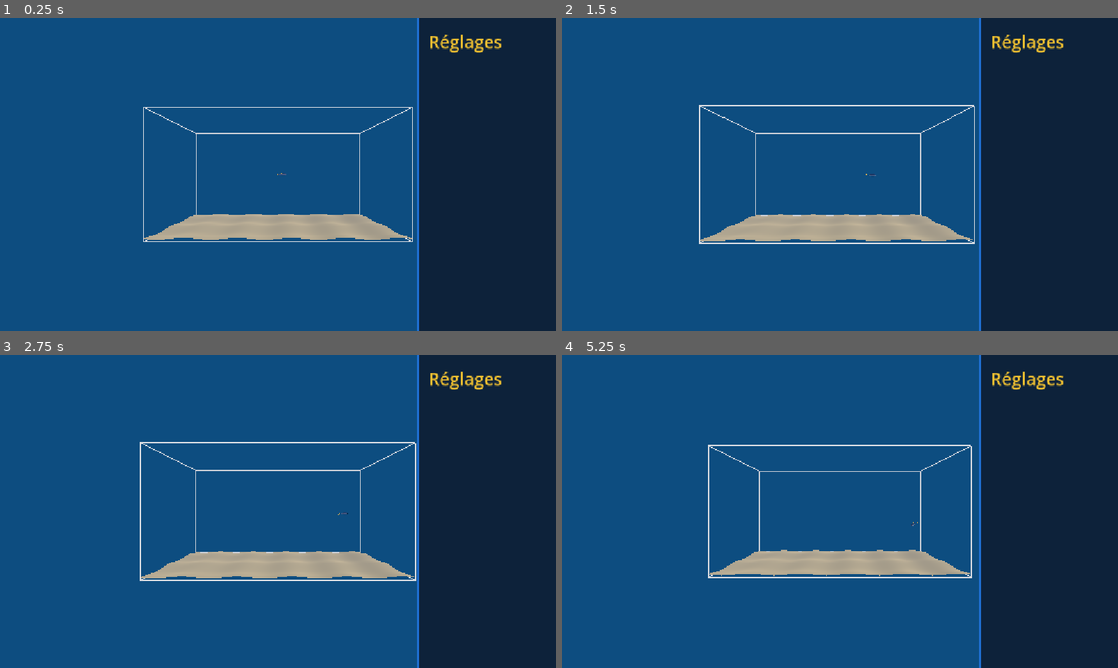
Above: before the commit, frames 1-4 (two rows, left to right).
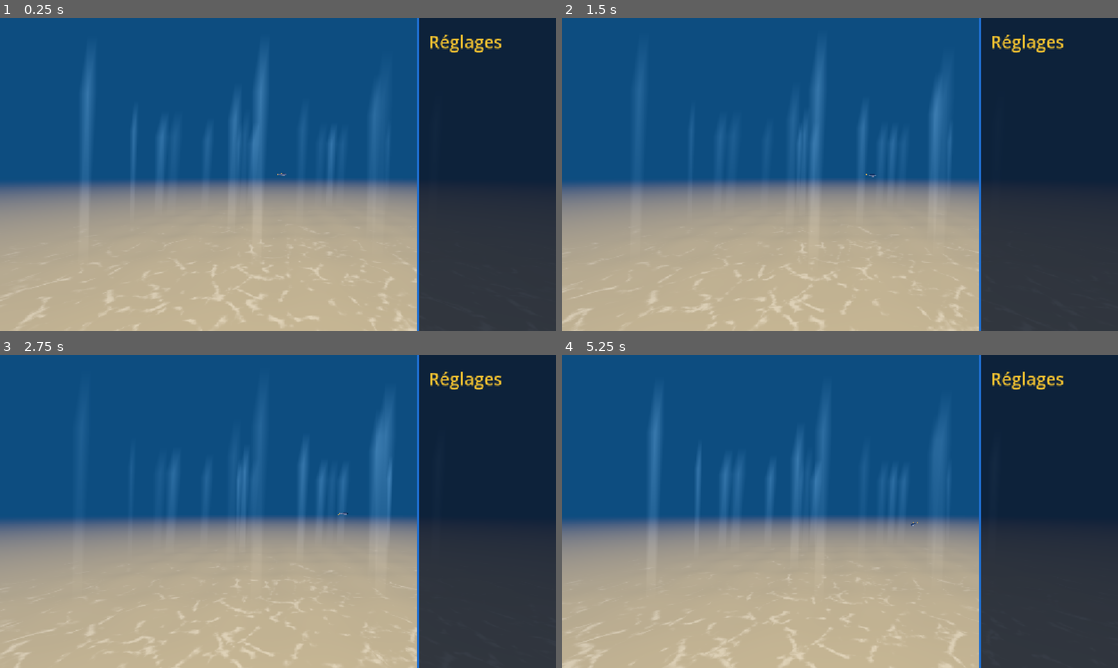
Above: after the commit, the same moments.

Repository: Lou-Simon/thon-sur-ton
Game: Godot game, scene res://aquarium/aquarium.tscn
Same seed, same stepped clock (60 frames per second), same inputs: the game is played once before the commit and once after it.
Inputs (mouse positions are in pixels of both pictures, inside the frame that each line leads up to):
- Up to frame 1 (0.25 s): no input
- Up to frame 2 (1.5 s): move the mouse to (962, 158) at 0.52 s; tap W (camera_avancer) at 0.6 s; move the mouse to (728, 190) at 1.27 s; tap D (camera_droite) at 1.35 s
- Up to frame 3 (2.75 s): move the mouse to (333, 442) at 2.02 s; tap A (camera_gauche) at 2.1 s
- Up to frame 4 (5.25 s): move the mouse to (812, 574) at 2.77 s; tap Space (camera_monter) at 2.85 s; move the mouse to (1006, 558) at 3.52 s; hold Home (camera_recentrer) 3.53-4.28 s; move the mouse to (673, 464) at 4.27 s; tap S (camera_reculer) at 4.35 s; move the mouse to (867, 511) at 5.02 s; press the mouse at (867, 511) at 5.03 s

The runs differ from the first frame. In frame 1, 45% of the frame differs, in the area x 0-100%, y 15-100%; in frame 2, 44%; in frame 3, 45%; in frame 4, 45%, in the area x 0-100%, y 16-100%.

Commit message:
feat: embellit l'aquarium : océan ouvert, toon, reflets et rayons
Co-Authored-By: Claude Opus 5.5 <noreply@anthropic.com>

Diff:
--- a/godot/aquarium/aquarium.gd
+++ b/godot/aquarium/aquarium.gd
@@ -1,47 +1,23 @@
 extends Node3D
 class_name Aquarium
-## L'aquarium : une boite centree sur l'origine, aux parois invisibles.
-## On n'en dessine que les 12 aretes, pour que la boite se lise a l'ecran.
-
-# Les deux cotes de la boite sur un axe : le cote negatif et le cote positif.
-const COTES: Array[float] = [-1.0, 1.0]
+## L'aquarium : une boîte centrée sur l'origine, aux parois invisibles, dans un océan ouvert.
+## Les parois sont des limites que les thons évitent ; on ne les dessine pas.
 
 ## Longueur (x), hauteur (y) et profondeur (z) de l'aquarium, en unites Godot.
 ## Seul endroit ou les dimensions sont ecrites : tout le reste les lit ici.
 @export var dimensions: Vector3 = Vector3(40.0, 20.0, 20.0)
 
-@onready var _aretes: MeshInstance3D = $Aretes
 @onready var _camera: CameraAquarium = $Camera
 @onready var _sol: Sol = $Sol
+@onready var _rayons: Rayons = $Rayons
 @onready var _thon: Thon = $Thon
 
 
 func _ready() -> void:
-	_tracer_aretes()
 	# Le sol reçoit les dimensions au lieu de les réécrire : elles restent définies ici.
 	_sol.construire(dimensions)
+	_rayons.construire(dimensions)
 	# La caméra aussi, avec la hauteur des plus hautes dunes : elle doit rester au-dessus.
 	_camera.installer(dimensions, -dimensions.y / 2.0 + _sol.hauteur_dunes)
 	# Le thon reçoit les parois et le sol qu'il doit éviter.
 	_thon.installer(dimensions, _sol)
-
-
-# Trace les 12 aretes de la boite : 4 aretes paralleles a chacun des 3 axes.
-func _tracer_aretes() -> void:
-	var demi: Vector3 = dimensions / 2.0
-	var maillage: ImmediateMesh = ImmediateMesh.new()
-	# PRIMITIVE_LINES : chaque paire de sommets forme un segment.
-	maillage.surface_begin(Mesh.PRIMITIVE_LINES)
-	for a: float in COTES:
-		for b: float in COTES:
-			# Arete parallele a l'axe x
-			maillage.surface_add_vertex(Vector3(-demi.x, a * demi.y, b * demi.z))
-			maillage.surface_add_vertex(Vector3(demi.x, a * demi.y, b * demi.z))
-			# Arete parallele a l'axe y
-			maillage.surface_add_vertex(Vector3(a * demi.x, -demi.y, b * demi.z))
-			maillage.surface_add_vertex(Vector3(a * demi.x, demi.y, b * demi.z))
-			# Arete parallele a l'axe z
-			maillage.surface_add_vertex(Vector3(a * demi.x, b * demi.y, -demi.z))
-			maillage.surface_add_vertex(Vector3(a * demi.x, b * demi.y, demi.z))
-	maillage.surface_end()
-	_aretes.mesh = maillage
--- a/godot/aquarium/aquarium.tscn
+++ b/godot/aquarium/aquarium.tscn
@@ -6,21 +6,19 @@
 [ext_resource type="Script" uid="uid://dmf2ids5tiuth" path="res://aquarium/camera.gd" id="4_camera"]
 [ext_resource type="PackedScene" path="res://interface/interface.tscn" id="5_interface"]
 [ext_resource type="PackedScene" path="res://thon/thon.tscn" id="6_thon"]
-
-[sub_resource type="StandardMaterial3D" id="StandardMaterial3D_aretes"]
-shading_mode = 0
+[ext_resource type="Script" path="res://aquarium/rayons.gd" id="7_rayons"]
 
 [node name="Aquarium" type="Node3D" unique_id=1714103018]
 script = ExtResource("1_aquarium")
-
-[node name="Aretes" type="MeshInstance3D" parent="." unique_id=878041267]
-material_override = SubResource("StandardMaterial3D_aretes")
 
 [node name="Sol" type="MeshInstance3D" parent="." unique_id=1879288656]
 script = ExtResource("2_sol")
 
 [node name="Ambiance" type="WorldEnvironment" parent="." unique_id=49338162]
 script = ExtResource("3_ambiance")
+
+[node name="Rayons" type="Node3D" parent="."]
+script = ExtResource("7_rayons")
 
 [node name="Lumiere" type="DirectionalLight3D" parent="." unique_id=989570937]
 transform = Transform3D(0.70710677, -0.5, 0.5, 0, 0.70710677, 0.70710677, -0.70710677, -0.5, 0.5, 0, 0, 0)
--- /dev/null
+++ b/godot/aquarium/rayons.gd
@@ -0,0 +1,90 @@
+extends Node3D
+class_name Rayons
+## Les rayons de lumière qui descendent de la surface : des bandes verticales aux bords doux,
+## dont l'éclat monte et descend doucement.
+## Chaque bande tourne autour de l'axe vertical pour toujours faire face à la caméra.
+
+## Nombre de rayons.
+@export var nombre: int = 18
+## Largeur la plus petite et la plus grande d'un rayon, en unités Godot.
+@export var largeur_min: float = 1.5
+@export var largeur_max: float = 4.0
+## Éclat d'un rayon là où il est le plus clair, de 0 (invisible) à 1.
+@export var eclat: float = 0.2
+## Durée d'une respiration de l'éclat, en secondes.
+@export var periode: float = 6.0
+## Hauteur au-dessus de l'aquarium d'où partent les rayons, en unités Godot.
+@export var depart_au_dessus: float = 5.0
+## Distance au-delà des parois où l'on place encore des rayons, en unités Godot.
+@export var debord: float = 10.0
+## Graine du tirage au hasard : mêmes rayons à chaque lancement, pour des démos qui se ressemblent.
+@export var graine: int = 7
+
+# Une bande est une grille de 3 × 3 sommets. Chaque colonne et chaque rangée a sa position
+# (en part de la largeur ou de la hauteur) et son éclat : clair au centre et aux trois quarts
+# de la hauteur, transparent sur les bords, en haut et en bas.
+const COLONNES: Array[Vector2] = [Vector2(-0.5, 0.0), Vector2(0.0, 1.0), Vector2(0.5, 0.0)]
+const RANGEES: Array[Vector2] = [Vector2(0.0, 0.0), Vector2(0.75, 1.0), Vector2(1.0, 0.0)]
+
+# Un matériau par rayon, pour que chacun respire à son rythme.
+var _materiaux: Array[StandardMaterial3D] = []
+# Décalage de chaque rayon dans sa respiration, en radians.
+var _phases: Array[float] = []
+var _temps: float = 0.0
+
+
+# C'est l'aquarium qui appelle cette fonction : lui seul connaît ses dimensions.
+func construire(dimensions: Vector3) -> void:
+	var demi: Vector3 = dimensions / 2.0 + Vector3(debord, 0.0, debord)
+	var hasard: RandomNumberGenerator = RandomNumberGenerator.new()
+	hasard.seed = graine
+	# Du haut (au-dessus de l'aquarium) jusqu'au sable.
+	var hauteur: float = dimensions.y + depart_au_dessus
+	for i: int in nombre:
+		var largeur: float = hasard.randf_range(largeur_min, largeur_max)
+		var rayon: MeshInstance3D = MeshInstance3D.new()
+		rayon.mesh = _bande(largeur, hauteur)
+		var materiau: StandardMaterial3D = _materiau()
+		rayon.material_override = materiau
+		rayon.position = Vector3(hasard.randf_range(-demi.x, demi.x), -dimensions.y / 2.0, hasard.randf_range(-demi.z, demi.z))
+		add_child(rayon)
+		_materiaux.append(materiau)
+		_phases.append(hasard.randf_range(0.0, TAU))
+
+
+func _process(delta: float) -> void:
+	_temps += delta
+	for i: int in _materiaux.size():
+		# Entre 40 % et 100 % de l'éclat, selon une sinusoïde propre à chaque rayon.
+		var respiration: float = 0.7 + 0.3 * sin(_temps * TAU / periode + _phases[i])
+		_materiaux[i].albedo_color.a = eclat * respiration
+
+
+# Une bande de la largeur et de la hauteur données, posée sur son bas : 4 carrés entre
+# les 3 × 3 sommets. La couleur de chaque sommet porte sa transparence, que la carte graphique
+# fait varier en douceur d'un sommet à l'autre.
+func _bande(largeur: float, hauteur: float) -> ArrayMesh:
+	var outil: SurfaceTool = SurfaceTool.new()
+	outil.begin(Mesh.PRIMITIVE_TRIANGLES)
+	for c: int in COLONNES.size() - 1:
+		for r: int in RANGEES.size() - 1:
+			for coin: Vector2i in [Vector2i(c, r), Vector2i(c, r + 1), Vector2i(c + 1, r + 1),
+					Vector2i(c, r), Vector2i(c + 1, r + 1), Vector2i(c + 1, r)]:
+				var colonne: Vector2 = COLONNES[coin.x]
+				var rangee: Vector2 = RANGEES[coin.y]
+				outil.set_color(Color(1.0, 1.0, 1.0, colonne.y * rangee.y))
+				outil.add_vertex(Vector3(colonne.x * largeur, rangee.x * hauteur, 0.0))
+	return outil.commit()
+
+
+func _materiau() -> StandardMaterial3D:
+	var materiau: StandardMaterial3D = StandardMaterial3D.new()
+	materiau.vertex_color_use_as_albedo = true
+	# Lumière pure : pas d'ombre, et elle s'ajoute à ce qui est derrière au lieu de le cacher.
+	materiau.shading_mode = BaseMaterial3D.SHADING_MODE_UNSHADED
+	materiau.transparency = BaseMaterial3D.TRANSPARENCY_ALPHA
+	materiau.blend_mode = BaseMaterial3D.BLEND_MODE_ADD
+	materiau.cull_mode = BaseMaterial3D.CULL_DISABLED
+	# La bande tourne autour de l'axe vertical pour faire face à la caméra.
+	materiau.billboard_mode = BaseMaterial3D.BILLBOARD_FIXED_Y
+	return materiau
--- /dev/null
+++ b/godot/aquarium/sable.gdshader
@@ -0,0 +1,35 @@
+// Le sable : éclairage toon (lumière en aplats) et reflets de lumière qui ondulent.
+// Les reflets viennent d'un motif de cellules (bruit cellulaire de Godot) dont on garde les bords :
+// un réseau de traits clairs. Deux réseaux glissent l'un sur l'autre, dans deux directions,
+// comme la lumière que les vagues de la surface concentrent sur le fond.
+shader_type spatial;
+render_mode diffuse_toon, specular_toon;
+
+uniform vec3 couleur_sable : source_color;
+// Motif de cellules, créé dans sol.gd. Il se répète sans couture.
+uniform sampler2D motif : repeat_enable, filter_linear_mipmap;
+// Nombre de cellules par unité Godot : plus c'est petit, plus les reflets sont grands.
+uniform float echelle = 0.025;
+// Vitesse de glissement des motifs, en motifs par seconde.
+uniform float vitesse = 0.02;
+// Force des reflets : 0 les éteint.
+uniform float intensite = 0.5;
+
+// Position du point dans le monde : les reflets restent collés au sol, quel que soit le morceau de sable.
+varying vec3 position_monde;
+
+void vertex() {
+	position_monde = (MODEL_MATRIX * vec4(VERTEX, 1.0)).xyz;
+}
+
+void fragment() {
+	vec2 uv = position_monde.xz * echelle;
+	float a = texture(motif, uv + TIME * vitesse * vec2(1.0, 0.6)).r;
+	float b = texture(motif, uv * 1.3 - TIME * vitesse * vec2(0.6, 1.0)).r;
+	// Le motif vaut 0 sur le bord des cellules : 1 - motif y est proche de 1. On garde
+	// les bords des deux réseaux, en traits nets grâce à smoothstep.
+	float reflet = smoothstep(0.8, 0.95, max(1.0 - a, 1.0 - b));
+	ALBEDO = couleur_sable;
+	// Les reflets s'ajoutent comme une lumière propre au sol : le toon ne les découpe pas.
+	EMISSION = vec3(intensite * reflet);
+}
--- a/godot/aquarium/sol.gd
+++ b/godot/aquarium/sol.gd
@@ -2,6 +2,8 @@
 class_name Sol
 ## Le sol de sable : une grille de petits carrés posée au fond de l'aquarium,
 ## dont chaque sommet est remonté pour former des dunes.
+## Autour de l'aquarium, les dunes s'aplatissent peu à peu, puis un grand plan de sable
+## plat prend le relais jusqu'à l'horizon, où le brouillard l'efface.
 
 ## Hauteur d'une dune, du creux à la crête, en unités Godot.
 @export var hauteur_dunes: float = 0.6
@@ -11,19 +13,37 @@
 @export var taille_maille: float = 0.5
 ## Couleur du sable.
 @export var couleur_sable: Color = Color(0.85, 0.75, 0.55)
+## Distance, au-delà des parois, sur laquelle les dunes s'aplatissent, en unités Godot.
+@export var etendue_dunes: float = 20.0
+## Côté du plan de sable plat qui va jusqu'à l'horizon, en unités Godot.
+@export var taille_horizon: float = 2000.0
+
+# Le shader du sable : éclairage toon et reflets de lumière.
+const SHADER_SABLE: Shader = preload("res://aquarium/sable.gdshader")
+# Taille du motif des reflets, en pixels, et nombre de cellules sur sa largeur.
+const TAILLE_MOTIF: int = 256
+const CELLULES_MOTIF: float = 8.0
+
+# Le plan plat est posé un peu sous le creux des dunes : sous la grille, les deux surfaces
+# ne se disputent pas le même pixel.
+const DECALAGE_HORIZON: float = 0.02
+
+var _demi: Vector3
 
 
 # Construit le sol au fond d'une boîte de la taille donnée.
 # C'est l'aquarium qui appelle cette fonction : lui seul connaît les dimensions.
 func construire(dimensions: Vector3) -> void:
-	var demi: Vector3 = dimensions / 2.0
+	_demi = dimensions / 2.0
 	# Le creux des dunes est exactement au fond de la boîte : le sable ne passe jamais dessous.
-	position.y = -demi.y
-	# Nombre de carrés sur chaque axe, arrondi au-dessus pour couvrir tout le fond.
-	var nb_x: int = ceili(dimensions.x / taille_maille)
-	var nb_z: int = ceili(dimensions.z / taille_maille)
-	var pas_x: float = dimensions.x / nb_x
-	var pas_z: float = dimensions.z / nb_z
+	position.y = -_demi.y
+	# La grille couvre le fond de la boîte, plus la bande où les dunes s'aplatissent.
+	var demi: Vector3 = _demi + Vector3(etendue_dunes, 0.0, etendue_dunes)
+	# Nombre de carrés sur chaque axe, arrondi au-dessus pour couvrir toute la grille.
+	var nb_x: int = ceili(2.0 * demi.x / taille_maille)
+	var nb_z: int = ceili(2.0 * demi.z / taille_maille)
+	var pas_x: float = 2.0 * demi.x / nb_x
+	var pas_z: float = 2.0 * demi.z / nb_z
 
 	var outil: SurfaceTool = SurfaceTool.new()
 	outil.begin(Mesh.PRIMITIVE_TRIANGLES)
@@ -37,9 +57,41 @@
 	outil.generate_normals()
 	mesh = outil.commit()
 
-	var sable: StandardMaterial3D = StandardMaterial3D.new()
-	sable.albedo_color = couleur_sable
+	var sable: ShaderMaterial = ShaderMaterial.new()
+	sable.shader = SHADER_SABLE
+	sable.set_shader_parameter("couleur_sable", couleur_sable)
+	sable.set_shader_parameter("motif", _motif_reflets())
 	material_override = sable
+	_construire_horizon(sable)
+
+
+# Motif des reflets : du bruit cellulaire de Godot. DISTANCE2_SUB vaut 0 sur le bord des cellules,
+# là où deux points du motif sont à égale distance : ce sont ces bords qui deviennent les reflets.
+# « seamless » : le motif se raccorde à lui-même, on peut le répéter sur tout le sol.
+func _motif_reflets() -> NoiseTexture2D:
+	var bruit: FastNoiseLite = FastNoiseLite.new()
+	bruit.noise_type = FastNoiseLite.TYPE_CELLULAR
+	bruit.cellular_return_type = FastNoiseLite.RETURN_DISTANCE2_SUB
+	bruit.frequency = CELLULES_MOTIF / TAILLE_MOTIF
+	var motif: NoiseTexture2D = NoiseTexture2D.new()
+	motif.width = TAILLE_MOTIF
+	motif.height = TAILLE_MOTIF
+	motif.seamless = true
+	motif.generate_mipmaps = true
+	motif.noise = bruit
+	return motif
+
+
+# Le grand plan plat, centré sous l'aquarium. Le bord de la grille est à hauteur 0 :
+# il se raccorde au plan sans marche visible.
+func _construire_horizon(sable: Material) -> void:
+	var plan: PlaneMesh = PlaneMesh.new()
+	plan.size = Vector2(taille_horizon, taille_horizon)
+	var horizon: MeshInstance3D = MeshInstance3D.new()
+	horizon.mesh = plan
+	horizon.material_override = sable
+	horizon.position.y = -DECALAGE_HORIZON
+	add_child(horizon)
 
 
 # Hauteur du sable en (x, z), dans le repère de l'aquarium : c'est ce que les thons évitent.
@@ -70,4 +122,11 @@
 	var vague_x: float = sin(x * TAU / espacement_dunes)
 	var vague_z: float = sin(z * TAU / espacement_dunes)
 	# La somme des deux vagues va de -2 à 2 : on la ramène entre 0 et 1.
-	return hauteur_dunes * (vague_x + vague_z + 2.0) / 4.0
+	return hauteur_dunes * (vague_x + vague_z + 2.0) / 4.0 * _aplatissement(x, z)
+
+
+# 1 au-dessus du fond de la boîte, puis descend en ligne droite jusqu'à 0
+# à `etendue_dunes` des parois : les dunes rejoignent le sable plat en douceur.
+func _aplatissement(x: float, z: float) -> float:
+	var dehors: float = maxf(absf(x) - _demi.x, absf(z) - _demi.z)
+	return clampf(1.0 - dehors / etendue_dunes, 0.0, 1.0)
--- a/godot/thon/modele_thon.gd
+++ b/godot/thon/modele_thon.gd
@@ -114,6 +114,9 @@
 	# La couleur vient de chaque sommet : bleu sur le dos, argent sous le ventre.
 	peau.vertex_color_use_as_albedo = true
 	peau.vertex_color_is_srgb = true
+	# Rendu toon : la lumière tombe en aplats francs, comme sur le logo.
+	peau.diffuse_mode = BaseMaterial3D.DIFFUSE_TOON
+	peau.specular_mode = BaseMaterial3D.SPECULAR_TOON
 	maillage.surface_set_material(0, peau)
 	maillage.surface_set_material(1, _matiere_nageoires())
 
Not shown, added: godot/aquarium/rayons.gd.uid
Not shown, added: godot/aquarium/sable.gdshader.uid
